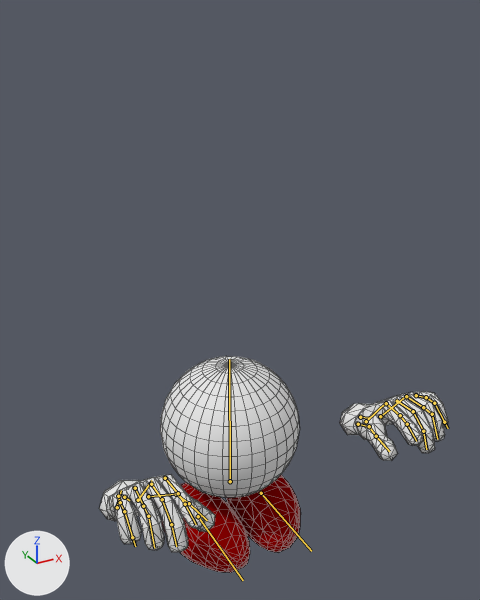
Two versions of the Blender file Blender/Handy.blend, one commit apart.
Before and after are seen from a 50 mm camera at (-0.683, -1.296, 1.325) aimed at (0.026, -0.007, 0.681). The lights are fixed; the arrows at lower left show +X, +Y and +Z. The bones that bend it are drawn over the model as lines. Mesh edges are drawn as thin lines.

Objects in the first picture: 'Char.M'.
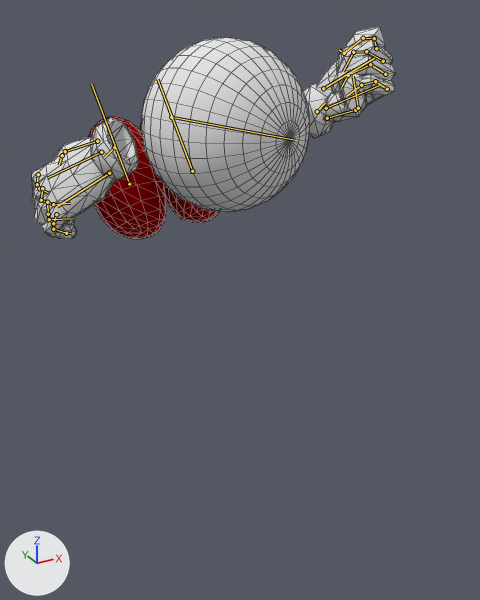
The newer file adds an action. The first version stands in its rest pose; the second is drawn at frame 12 of the action 'ToShadow'.

Pixel boxes (x1, y1, x2, y2) of what changed, in the pictures (480 x 600 px):
'Char.M', posed
    before: (99, 356, 448, 573)
    after: (32, 27, 395, 239)
bone 'head', root to tip
    before: (230, 481) to (229, 359)
    after: (171, 117) to (295, 140)
bone 'Finger5.IK', root to tip
    before: (132, 537) to (135, 546)
    after: (344, 53) to (339, 50)

The change in detail:
Bone 'Main' (bone_main) moves from (0.0, 0.0, 0.0) to (0.0, 3.755, 0.0).
Bone 'Main' (bone_main) turns from (0, 0, 0) to (-95, 196, 360) degrees about its own x, y and z.
Bone 'head' (bone_head) turns from (0, 0, 0) to (4, 0, 0) degrees about its own x, y and z.
Bone 'ArmPivot' (bone_armpivot) turns from (0, 0, 0) to (0, -1, -9) degrees about its own x, y and z.
Bone 'LArm' (bone_larm) turns from (0, 0, 0) to (0, 40, 0) degrees about its own x, y and z.
Bone 'LHand' (bone_lhand) moves from (0.0, 0.0, 0.0) to (-0.487, -0.554, -0.2).
Bone 'LHand' (bone_lhand) turns from (0, 0, 0) to (75, 26, -90) degrees about its own x, y and z.
Bone 'RArm' (bone_rarm) turns from (0, 0, 0) to (0, 141, 0) degrees about its own x, y and z.
Bone 'RHand' (bone_rhand) moves from (0.0, 0.0, 0.0) to (0.431, -0.55, -0.206).
Bone 'RHand' (bone_rhand) turns from (0, 0, 0) to (105, -21, 72) degrees about its own x, y and z.
Bone 'Finger3.IK' (bone_finger3_ik) moves from (0.0, 0.0, 0.0) to (0.0, -0.213, 0.683).
Bone 'Finger1.IK' (bone_finger1_ik) moves from (0.0, 0.0, 0.0) to (0.25, -0.21, -0.036).
Bone 'Finger2.IK' (bone_finger2_ik) moves from (0.0, 0.0, 0.0) to (0.0, -0.356, 0.539).
Bone 'Finger4.IK' (bone_finger4_ik) moves from (0.0, 0.0, 0.0) to (0.054, -0.14, 0.614).
Bone 'Finger5.IK' (bone_finger5_ik) moves from (0.0, 0.0, 0.0) to (0.072, -0.175, 0.465).
Bone 'RLeg' (bone_rleg) turns from (0, 0, 0) to (0, -35, 0) degrees about its own x, y and z.
Bone 'LLeg' (bone_lleg) turns from (0, 0, 0) to (0, 35, 0) degrees about its own x, y and z.
